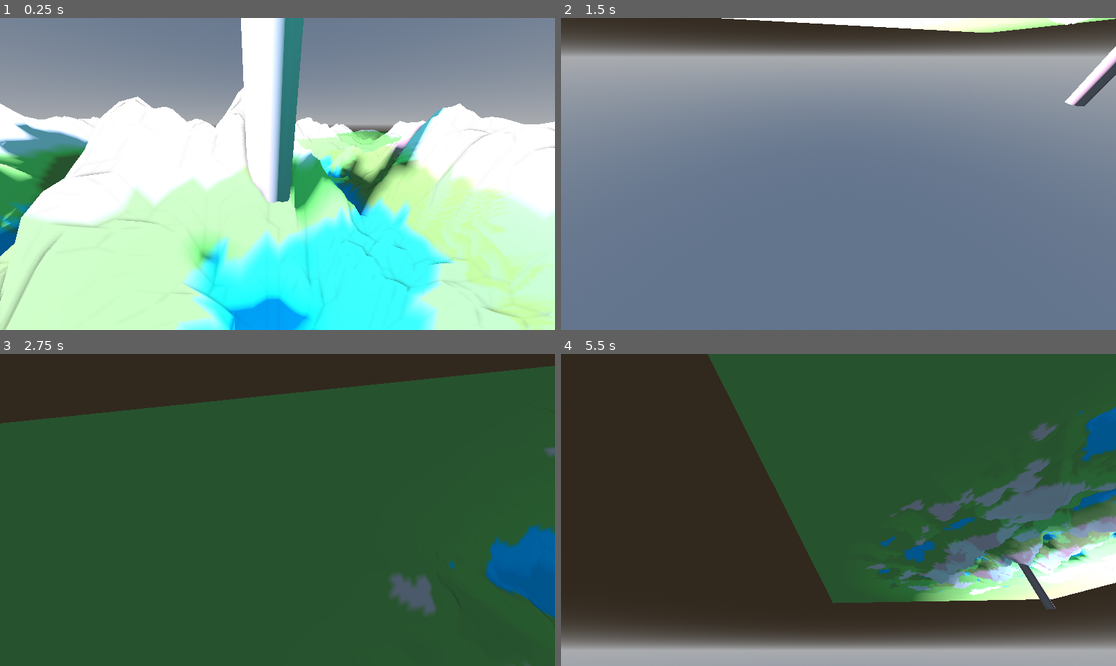
Above: before the commit, frames 1-4 (two rows, left to right).
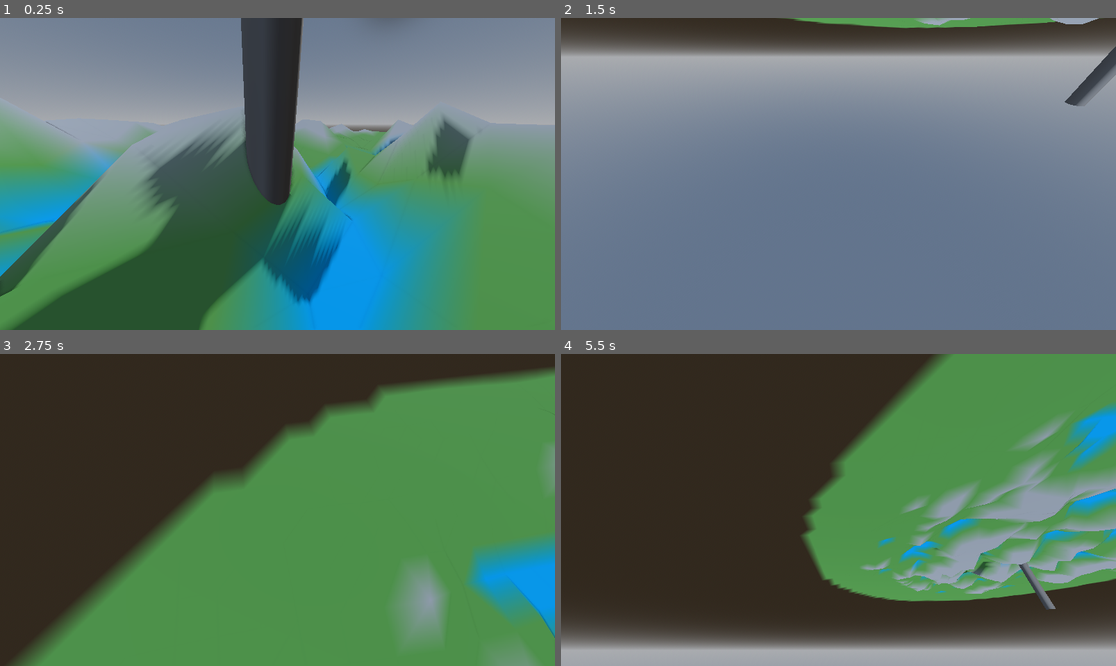
Above: after the commit, the same moments.

Repository: LeonardoLeporati7/Procedural-safari
Game: Godot game, scene res://node_2d.tscn
Two runs of this game, one before a commit and one after it. Both use one fixed random seed, a clock stepped at 60 frames per second and the inputs below.
Inputs (mouse positions are in pixels of both pictures, inside the frame that each line leads up to):
- Up to frame 1 (0.25 s): no input
- Up to frame 2 (1.5 s): tap Enter (ui_accept) at 0.5, 0.77 s; move the mouse to (866, 174) at 0.52 s; hold A (a) 0.53-1.28 s; hold Up (ui_up) from 0.53 s (still down); click (866, 174) at 0.67 s; tap D (d) at 0.8, 1.35 s; move the mouse to (810, 174) at 1.27 s
- Up to frame 3 (2.75 s): keep holding Up (ui_up); tap Enter (ui_accept) at 1.52 s; tap S (s) at 1.55 s; move the mouse to (288, 503) at 2.02 s; hold S (s) from 2.03 s (still down); tap W (w) at 2.3 s
- Up to frame 4 (5.5 s): keep holding Up (ui_up); move the mouse to (832, 516) at 2.77 s; release S (s) at 2.78 s; tap W (w) at 2.85, 5.3 s; click (832, 516) at 2.92 s; tap Enter (ui_accept) at 3.02, 3.77, 4.52 s; tap A (a) at 3.05 s; move the mouse to (877, 513) at 3.52 s; hold A (a) 3.53-4.28 s; tap D (d) at 3.8 s; move the mouse to (794, 506) at 4.27 s; tap Ctrl (ctrl) at 4.35 s; tap S (s) at 4.55 s; move the mouse to (844, 510) at 5.02 s; hold D (d) from 5.03 s (still down); click (844, 510) at 5.17 s

The runs differ from the first frame. In frame 1, 71% of the frame differs, in the area x 0-100%, y 0-100%; in frame 2, 2.4%; in frame 3, 85%, in the area x 0-100%, y 3-100%; in frame 4, 48%.

Commit message:
Adjust terrain generation and lighting settings
Updated mesh_instance_3d.gd to refine terrain resolution, height, and color assignment logic for improved visual fidelity. Modified node_2d.tscn to tweak material transparency, adjust light energy, and set certain lights to invisible for better scene lighting control.

Diff:
--- a/pistolo/mesh_instance_3d.gd
+++ b/pistolo/mesh_instance_3d.gd
@@ -1,8 +1,8 @@
 extends MeshInstance3D
 
 @export var size := 70.0          # dimensione isola
-@export var resolution := 324     # più basso = più low poly
-@export var height := 6         # altezza massima
+@export var resolution := 48     # più basso = più low poly
+@export var height := 7    # altezza massima
 
 @export var noise_scale := 0.1
 
@@ -38,22 +38,28 @@
 		var dist := Vector2(v.x, v.z).length() / (size * 0.5)
 		var island_mask :float = clamp(1.0 - dist, 0.0, 1.0)
 
+
 		v.y = h * height * island_mask
 		vertices[i] = v
 
-		if cosaaa < 20:
-			print("v che cazzo ne so: ", island_mask )
-			cosaaa+=1
-
-		if(v.y < -0.8):
-			print(v)
-			colors[i]= Color(0.0, 0.72, 0.989, 8.0)
-		elif (v.y < 0.6):
-			colors[i]= Color(0.417, 0.692, 0.331, 1.0)
-		else:
-			colors[i]= Color(0.737, 0.737, 0.737, 1.0)
+		if i  == 400:
+			print("v che cazzo ne so: ", island_mask)
 
 
+		var height_percent = (v.y + 1.0) / (height + 1.0)
+		height_percent = clamp(height_percent, 0.0, 1.0)
+
+		if(height_percent < 0.000001):
+			print(height_percent)
+			colors[i]= Color(0.0, 0.72, 0.989, 1)
+		elif (height_percent < 0.2):
+			colors[i]= Color(0.417, 0.692, 0.331, 1)
+		else:
+			colors[i]= Color(0.737, 0.737, 0.737, 1)
+
+		if(island_mask==0):
+
+				colors[i]= Color(0.417, 0.692, 0.331, 0.0)
 
 
 	arrays[ArrayMesh.ARRAY_VERTEX] = vertices
--- a/pistolo/node_2d.tscn
+++ b/pistolo/node_2d.tscn
@@ -16,6 +16,7 @@
 ssao_enabled = true
 
 [sub_resource type="StandardMaterial3D" id="StandardMaterial3D_0e48y"]
+transparency = 4
 vertex_color_use_as_albedo = true
 
 [sub_resource type="CylinderMesh" id="CylinderMesh_0e48y"]
@@ -67,8 +68,7 @@
 
 [node name="DirectionalLight3D" type="DirectionalLight3D" parent="." unique_id=1980264218]
 transform = Transform3D(-0.8660254, -0.25000003, 0.43301275, 0, 0.8660254, 0.5, -0.50000006, 0.4330127, -0.75, 0, 0, 0)
-visible = false
-light_energy = 0.55
+light_energy = 0.212
 shadow_enabled = true
 shadow_blur = 4.67
 
@@ -83,6 +83,7 @@
 
 [node name="OmniLight3D" type="OmniLight3D" parent="." unique_id=1825856665]
 transform = Transform3D(1, 0, 0, 0, 1, 0, 0, 0, 1, 5.9321566, 3.701814, 4.5744734)
+visible = false
 light_color = Color(0.16159602, 1.0039686, 1.0000322, 1)
 light_energy = 2.079
 light_size = 0.478
@@ -96,6 +97,7 @@
 
 [node name="OmniLight3D2" type="OmniLight3D" parent="." unique_id=1194018594]
 transform = Transform3D(1, 0, 0, 0, 0.9999787, -0.006527485, 0, 0.006527485, 0.9999787, -34.18641, 11.837156, 12.24629)
+visible = false
 light_color = Color(0.95304364, 0.68386143, 0.8735729, 1)
 light_energy = 8.912
 light_indirect_energy = 7.418
